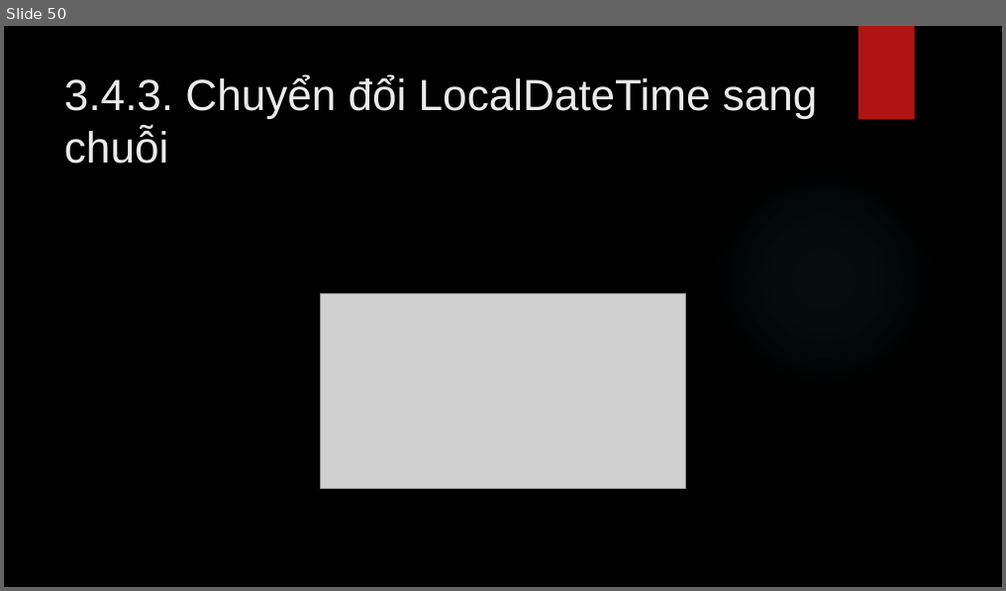
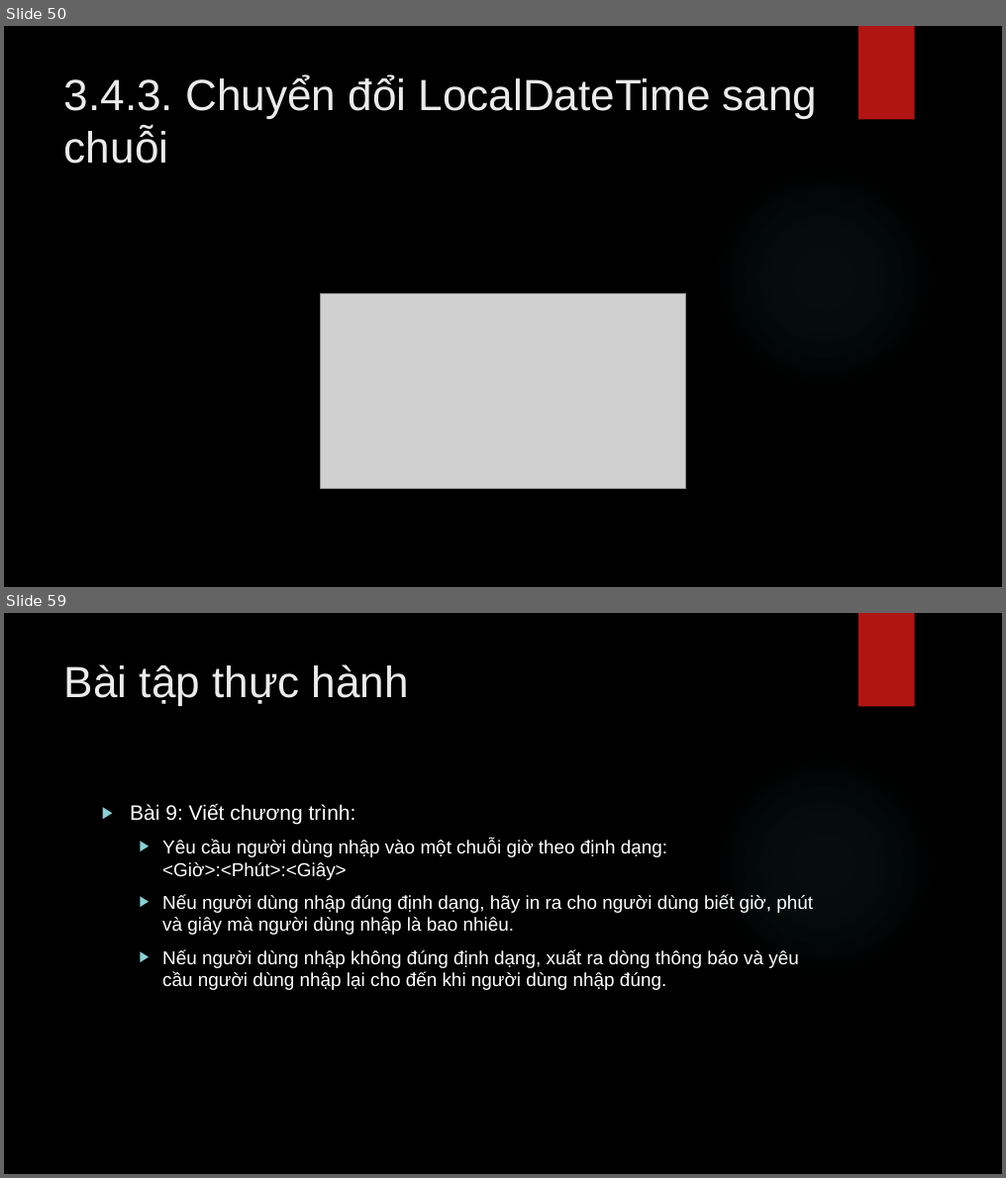
Before and after one commit to lequochai26/GDUTraining_Basic_Java_Web_Development, a slide deck: Slides/Day_4_2.pptx. Shown one above the other, each under a label of ours: slide 50 before the commit, slides 50 and 59 after it; the slides between them are not shown. The pictures are 1006x591 and 1006x1178 pixels, drawn with LibreOffice and Linux fonts; fonts in the diff are those of the drawing; grey boxes stand for pictures; background and template pictures are left out. Boxes give left, top, right and bottom in pixels: in the first picture for what was removed or moved away, otherwise in the second. Text is boxed around its words. In the diff, an @@ line names an element or a change of style, - is before the commit and + after.

```diff
--- a/Slides/Day_4_2.pptx
+++ b/Slides/Day_4_2.pptx
@@ slide 59 added at <box>4,613,1002,1174</box>, background picture (left out); not listed: 2 template elements that a slide beside it also shows @@
@@ title added at <box>64,664,409,705</box>, 42 pt, text #EBEBEB @@
+Bài tập thực hành
@@ text added at <box>130,804,813,990</box>, 18 pt, text #FFFFFF @@
+▶ Bài 9: Viết chương trình:
+  ▶ Yêu cầu người dùng nhập vào một chuỗi giờ theo định dạng: <Giờ>:<Phút>:<Giây>
+  ▶ Nếu người dùng nhập đúng định dạng, hãy in ra cho người dùng biết giờ, phút và giây mà người dùng nhập là bao nhiêu.
+  ▶ Nếu người dùng nhập không đúng định dạng, xuất ra dòng thông báo và yêu cầu người dùng nhập lại cho đến khi người dùng nhập đúng.
```
Also in this commit, not shown: 11 other slides added.
